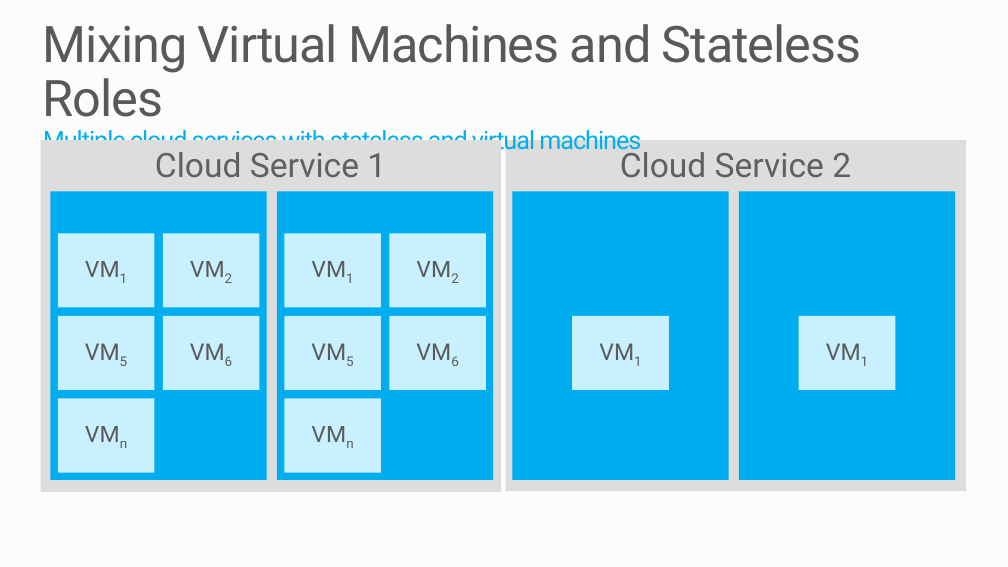
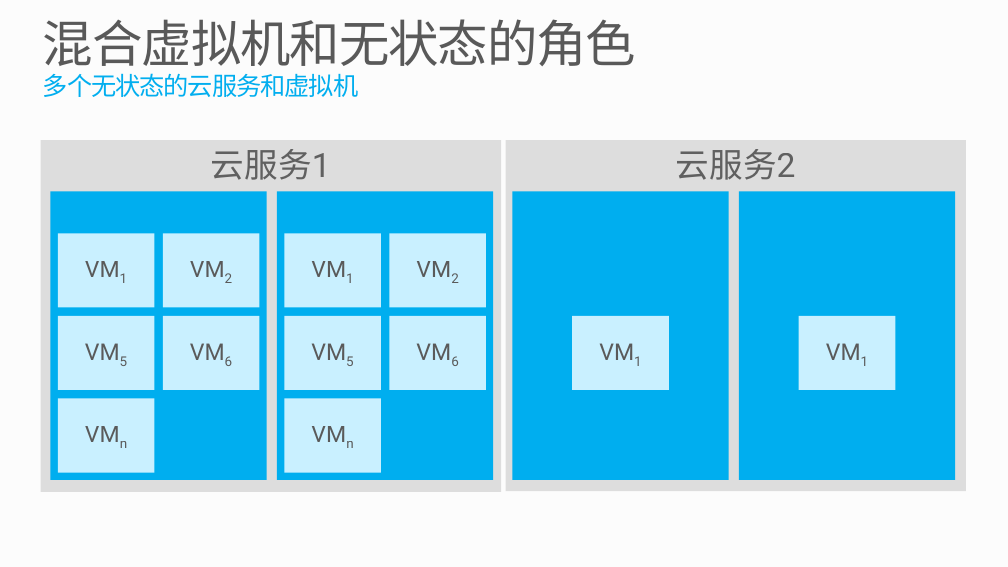
Before and after one commit to shaoshengyong/PRESENTATION-BuildingAppsWithIaaSAndPaaS, a slide deck: slide 5 of BuildingAppsWithIaaSAndPaaS.pptx. Drawn at 1008x567 pixels with LibreOffice and Linux fonts; fonts in the diff are those of the drawing; background and template pictures are left out. Boxes give left, top, right and bottom in pixels: in the first picture for what was removed or moved away, otherwise in the second. Text is boxed around its words. In the diff, an @@ line names an element or a change of style, - is before the commit and + after.

```diff
--- a/BuildingAppsWithIaaSAndPaaS.pptx
+++ b/BuildingAppsWithIaaSAndPaaS.pptx
@@ title at (x1=43, y1=19, x2=636, y2=97): text changed @@
-Mixing Virtual Machines and Stateless Roles
-Multiple cloud services with stateless and virtual machines
+混合虚拟机和无状态的角色
+多个无状态的云服务和虚拟机
@@ text in rectangle at (x1=211, y1=149, x2=331, y2=180): text changed @@
-Cloud Service 1
+云服务1
@@ text in rectangle at (x1=472, y1=130, x2=535, y2=150): text changed @@
-Virtual Machine
+虚拟机
@@ text in rectangle at (x1=676, y1=149, x2=796, y2=180): text changed @@
-Cloud Service 2
+云服务2
```
Also in this commit, not shown: 13 other slides changed, 5 slides added, 5 slides removed, 1 other file.
